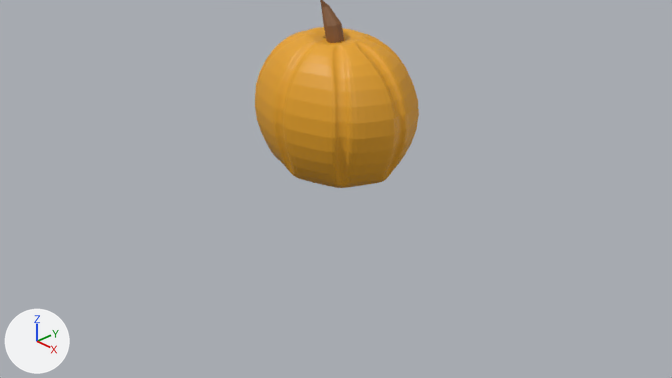
Two versions of the Blender file assets_src/jackolantern.blend, one commit apart.
Both versions are drawn from the file's camera 'Camera'. Every picture has the same lights, and +X, +Y and +Z are marked at lower left.

The first picture shows 'pumpkin', 'top'.
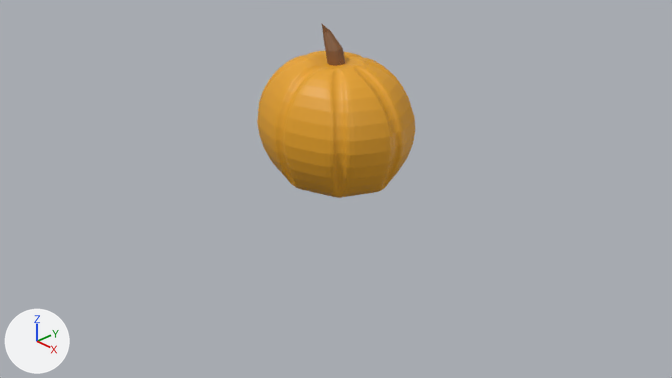
Commit message: Giving up on jackolanterns

Location of each change, (x1, y1, x2, y2) in pixels of the pictures (672 x 378 px):
'pumpkin', moved, rescaled (9% shorter): before (255, 27, 419, 188); after (257, 51, 415, 198)
'top', moved: before (320, 0, 344, 43); after (322, 24, 345, 66)

The edits, one by one:
Object 'pumpkin' (ob_pumpkin) moves from (0.0, 0.0, 0.0) to (0.0, 0.0, -0.109).
Object 'pumpkin' (ob_pumpkin) is rescaled from (0.953, 1.0, 1.0) to (0.905, 1.0, 0.906).
Object 'top' (ob_top) moves from (0.0, 0.0, 0.0) to (-0.01, 0.031, -0.298).
